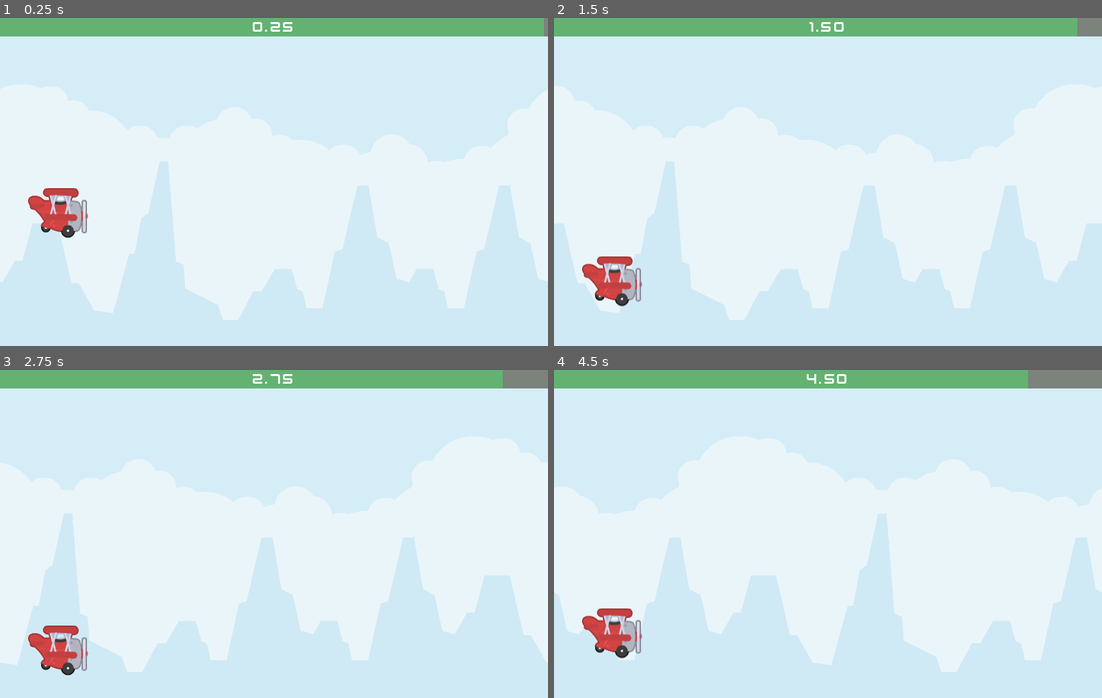
Above: before the commit, frames 1-4 (two rows, left to right).
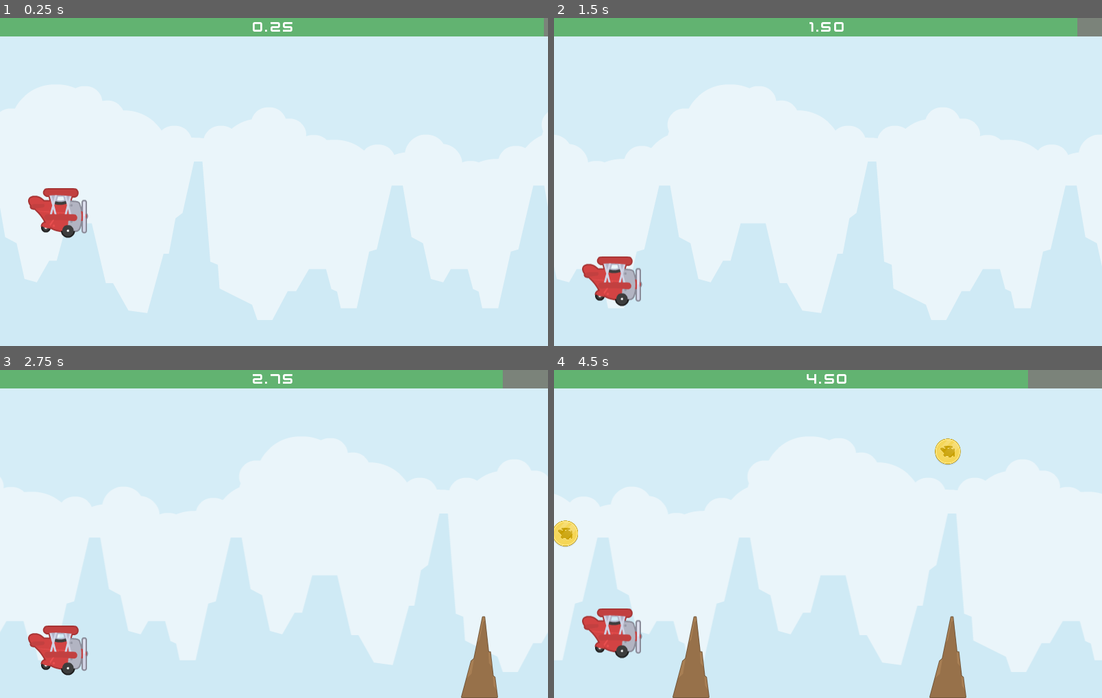
Above: after the commit, the same moments.

Repository: kyle6193/tappyplane
Game: Godot game, scene res://main.tscn
Same seed, same stepped clock (60 frames per second), same inputs: the game is played once before the commit and once after it. The project has no main scene, so this scene is started directly.
Inputs (mouse positions are in pixels of both pictures, inside the frame that each line leads up to):
- Up to frame 1 (0.25 s): no input
- Up to frame 2 (1.5 s): move the mouse to (948, 165) at 0.52 s; click (948, 165) at 0.6 s; move the mouse to (718, 198) at 1.27 s; click (718, 198) at 1.35 s
- Up to frame 3 (2.75 s): move the mouse to (328, 461) at 2.02 s; click (328, 461) at 2.1 s
- Up to frame 4 (4.5 s): move the mouse to (800, 599) at 2.77 s; click (800, 599) at 2.85 s; move the mouse to (992, 583) at 3.52 s; click (992, 583) at 3.6 s; move the mouse to (663, 484) at 4.27 s; click (663, 484) at 4.35 s

The runs differ from the first frame. In frame 1, 14% of the frame differs, in the area x 0-100%, y 43-93%; in frame 2, 9.1%; in frame 3, 15%; in frame 4, 16%, in the area x 0-100%, y 20-100%.

Commit message:
Added coin and obstacle collision logic

Diff:
--- /dev/null
+++ b/coin.tscn
@@ -0,0 +1,16 @@
+[gd_scene load_steps=3 format=3 uid="uid://bvrt0jymyysw"]
+
+[ext_resource type="Texture2D" uid="uid://8ne78v4abjg" path="res://Coin.png" id="1_d5gmh"]
+
+[sub_resource type="CircleShape2D" id="CircleShape2D_0t63x"]
+radius = 78.7946
+
+[node name="coin" type="Area2D" groups=["Dynamic_Objects"]]
+scale = Vector2(0.33, 0.33)
+
+[node name="Coin" type="Sprite2D" parent="."]
+texture = ExtResource("1_d5gmh")
+
+[node name="CollisionShape2D" type="CollisionShape2D" parent="."]
+position = Vector2(0, -2)
+shape = SubResource("CircleShape2D_0t63x")
--- a/main.gd
+++ b/main.gd
@@ -1,7 +1,12 @@
 extends Node
 
-var dynamic_object_speed : int = 700
+@export var obstacle : PackedScene
+@export var coin : PackedScene
+
+var ranspan_pos : String
+var dynamic_object_speed : int = 500
 var health_decrease_speed : int = 3
+var spawned_object_pos_x :int = 1700
 var health : float = 100.0
 var score : float
 
@@ -12,12 +17,12 @@
 		# Including delta in the equation ensures framerates and etc don't change the speed
 
 	if health > 0:
-		health -= delta * health_decrease_speed
+		health -= delta * health_decrease_speed # Takes the above health float, and decreases every second
 		$UI/HealthBar.value = health
 		'''
-		The $ connects to the scene tree up to where the script is attached.
-		This is why this is attached to the main node, so that we have
-		access to the entire scene's tree of nodes
+		You can't initially edit child values (we're currently on "main" node), so to do so you
+		use the $ and a path to gain access to the desired node's values. The above code accesses
+		the HeathBar's "value" and links it with the float to cause it to decrease each second.
 		'''
 
 	score += delta # increase score every second
@@ -33,3 +38,54 @@
 		- % score applies the format string to the value of 'score'.
 		- The result is a string of 'score' rounded to two decimal places.
 	'''
+
+func _on_spawner_timer_timeout() -> void:
+	var random : int = randi() % 2
+	'''
+	% 2 is modular math. Mod 2 means the result can only be 0 or 1. If it was % 3 it would be 0, 1, 2 and so on.
+	Look it up for a deep dive. Basically it answers "If I divide these two numbers, what's the remainder?"
+	'''
+	var obstacle_instance : Area2D = obstacle.instantiate() #Adds the obstacle to memory but that's it
+	add_child(obstacle_instance) #Adds the obstacle to the scene tree and renders it on screen
+	obstacle_instance.position.x = spawned_object_pos_x # Sets the obstacle's horizontal (x) position to 1700, which is off-screen to the right.
+	if random == 0:
+		obstacle_instance.position.y = 88
+		ranspan_pos = "up"
+	if random == 1:
+		obstacle_instance.position.y = 420
+		obstacle_instance.scale.y *= -1 #Flips the obstacle vertically by multiplying its y-scale by -1
+		ranspan_pos = "down"
+
+func _on_coin_timer_timeout() -> void:
+	var random: int = randi() % 3
+	var coin_instance : Area2D = coin.instantiate()
+	add_child(coin_instance)
+	coin_instance.position.x = spawned_object_pos_x
+	if random == 0 and ranspan_pos == "up":
+		return
+	if random == 2 and ranspan_pos == "down":
+		return
+		# if the the obstacle and coin would spawn in the same slot, the function "returns" meaning it exits the if clause
+
+	else:
+		coin_instance.position.y = 120 + random * 120
+		'''
+		This sets the coin's vertical (y) position based on the random number generated:
+			- If random is 0, y = 120
+			- If random is 1, y = 240
+			- If random is 2, y = 360
+		'''
+
+	coin_instance.body_entered.connect(_on_coin_collided.bind(coin_instance))
+	'''
+	.body_entered is a signal emitted when another body enters the Area2D. It's coded here since the node spawns during runtime.
+	connect() links a signal to a function so that when the signal is emitted, the function is called.
+	bind() sends the named node to the "connected" function as an additional argument.
+	'''
+
+func _on_coin_collided(body: Node, coin_instance: Area2D) -> void:
+	if body.is_in_group("Player"): # Check if the colliding body is in the "Player" group
+		health += 4
+		coin_instance.queue_free() # queue_free() safely deletes the node after the current frame and frees up memory.
+		if health > 100:
+			health = 100
--- a/main.tscn
+++ b/main.tscn
@@ -6,6 +6,8 @@
 [ext_resource type="Texture2D" uid="uid://c2fyc3p3er3j6" path="res://Player.png" id="4_1bvp3"]
 [ext_resource type="Script" uid="uid://0o3q6bk35mgx" path="res://player.gd" id="4_lquwl"]
 [ext_resource type="FontFile" uid="uid://d2gonjb5722wa" path="res://kenvector_future.ttf" id="6_7mycd"]
+[ext_resource type="PackedScene" uid="uid://bhyeqd7w7612w" path="res://obstacle.tscn" id="7_272bh"]
+[ext_resource type="PackedScene" uid="uid://bvrt0jymyysw" path="res://coin.tscn" id="8_5vw27"]
 
 [sub_resource type="CircleShape2D" id="CircleShape2D_1bvp3"]
 radius = 35.0
@@ -21,6 +23,16 @@
 
 [node name="main" type="Node"]
 script = ExtResource("1_h2yge")
+obstacle = ExtResource("7_272bh")
+coin = ExtResource("8_5vw27")
+
+[node name="SpawnerTimer" type="Timer" parent="."]
+wait_time = 0.75
+autostart = true
+
+[node name="CoinTimer" type="Timer" parent="."]
+wait_time = 1.125
+autostart = true
 
 [node name="node_bg" type="Node2D" parent="." groups=["Dynamic_Objects"]]
 position = Vector2(0, 240)
@@ -97,3 +109,6 @@
 text = "0"
 horizontal_alignment = 1
 vertical_alignment = 1
+
+[connection signal="timeout" from="SpawnerTimer" to="." method="_on_spawner_timer_timeout"]
+[connection signal="timeout" from="CoinTimer" to="." method="_on_coin_timer_timeout"]
--- a/obstacle.tscn
+++ b/obstacle.tscn
@@ -2,7 +2,8 @@
 
 [ext_resource type="Texture2D" uid="uid://dihqkpui1ror1" path="res://Obstacle.png" id="1_sl1jc"]
 
-[node name="Area2D" type="Area2D"]
+[node name="Obstacle" type="Area2D" groups=["Dynamic_Objects"]]
+scale = Vector2(0.5, 0.5)
 
 [node name="Sprite2D" type="Sprite2D" parent="."]
 texture = ExtResource("1_sl1jc")
--- a/project.godot
+++ b/project.godot
@@ -20,6 +20,11 @@
 window/size/viewport_height=480
 window/stretch/mode="viewport"
 
+[global_group]
+
+Dynamic_Objects=""
+Player=""
+
 [input]
 
 click={
Not shown: 1 places in main.tscn that only renumber resources
